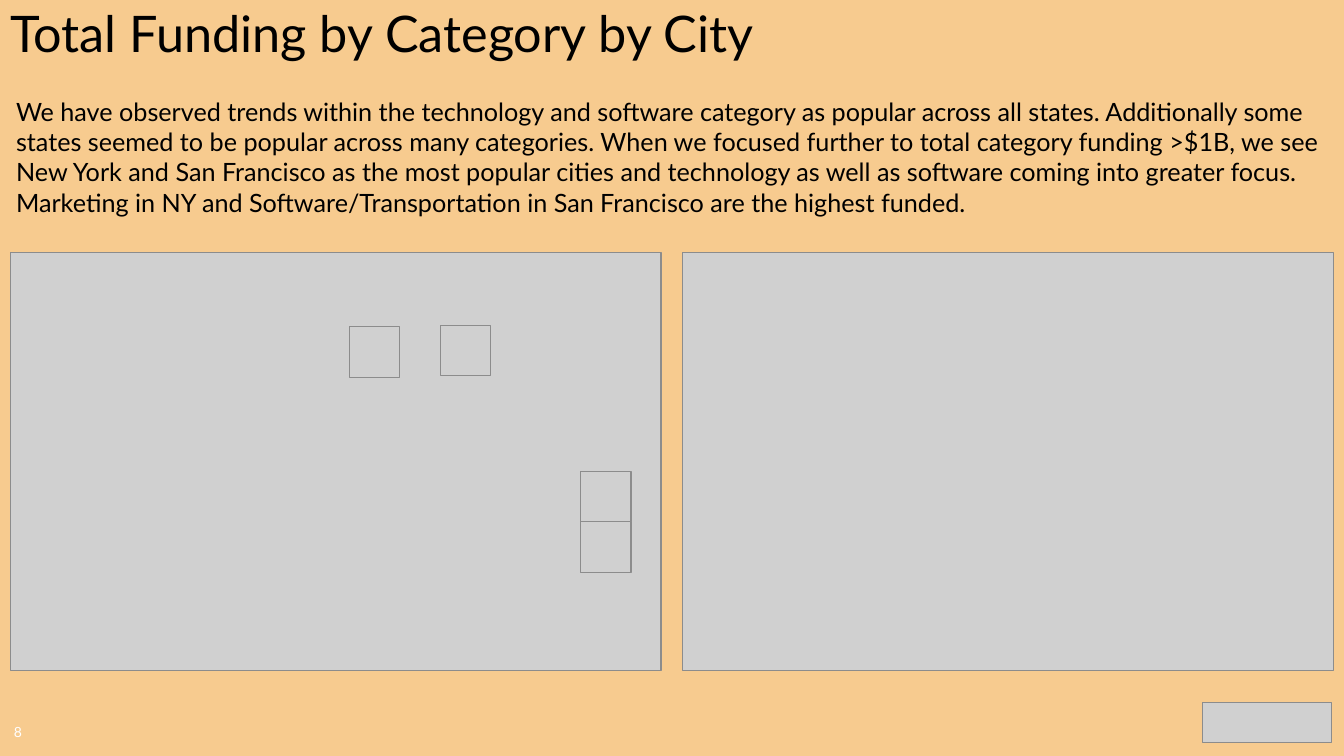
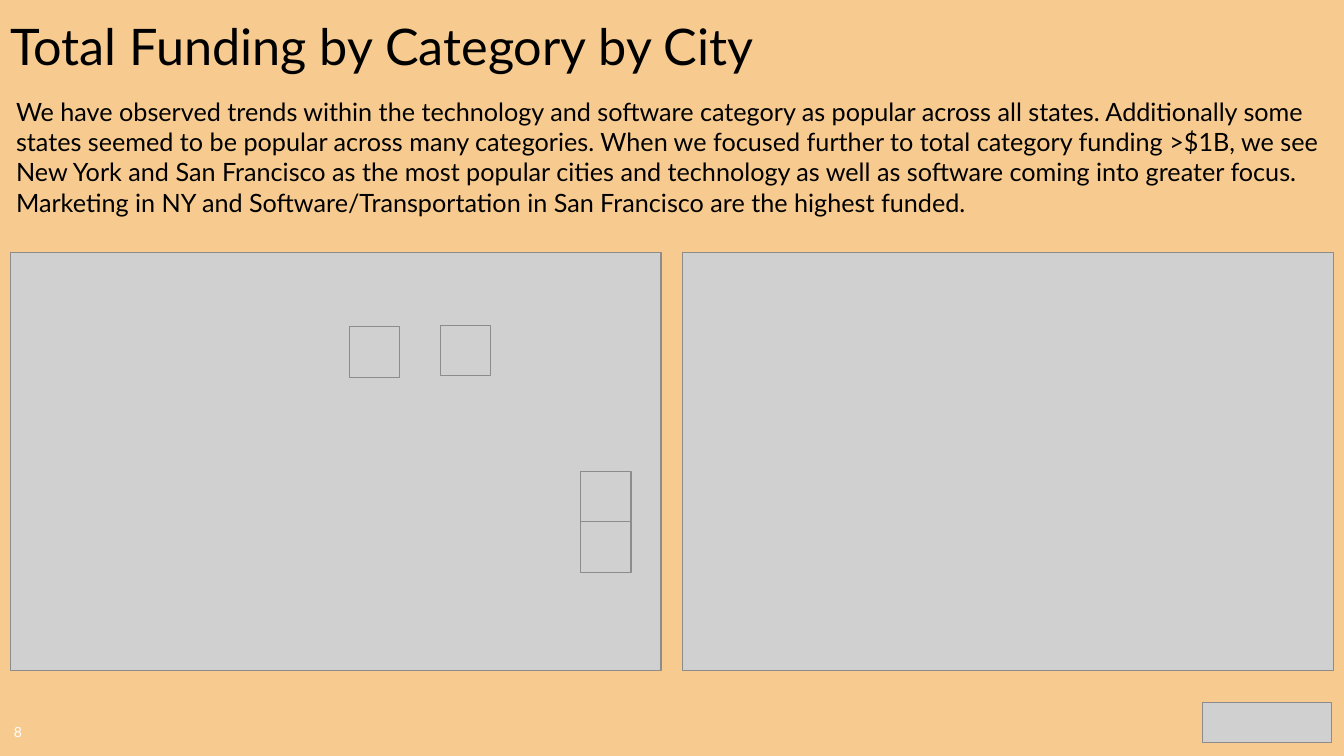
Before and after one commit to CharlesPBiggar/Data-Analytics-Project-1, a slide deck: slide 8 of Presentation/GiterDun Presentation.pptx. Drawn at 1344x756 pixels with LibreOffice and Linux fonts; fonts in the diff are those of the drawing; grey boxes stand for pictures; background and template pictures are left out. Boxes give left, top, right and bottom in pixels: in the first picture for what was removed or moved away, otherwise in the second. Text is boxed around its words. In the diff, an @@ line names an element or a change of style, - is before the commit and + after.

```diff
--- a/Presentation/GiterDun Presentation.pptx
+++ b/Presentation/GiterDun Presentation.pptx
@@ title "Total Funding by Category by ...": place and size @@
-title "Total Funding by Category by ..." at <box>10,15,754,61</box>
+title "Total Funding by Category by ..." at <box>10,28,754,74</box>
```
Also in this commit, not shown: 12 other slides changed.
